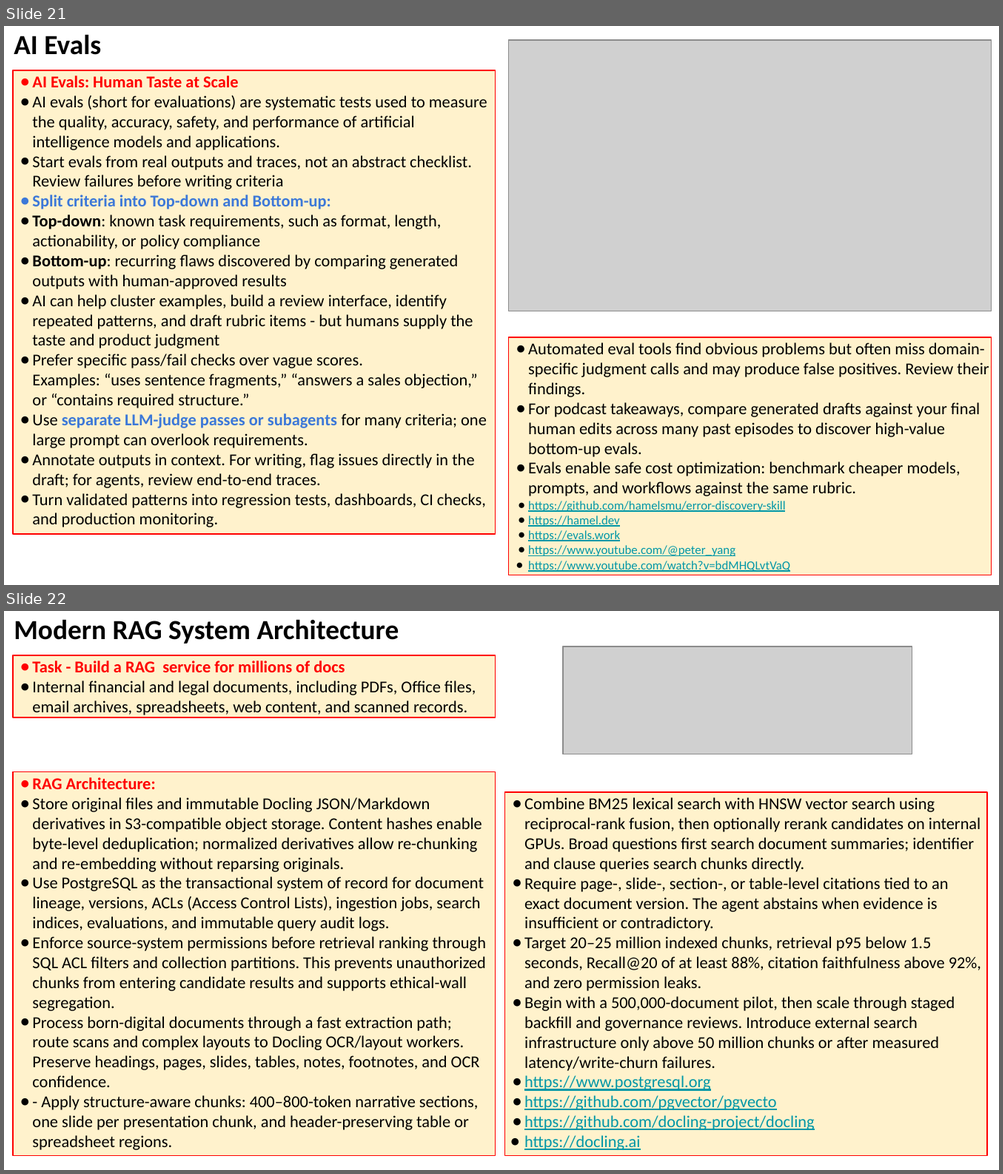
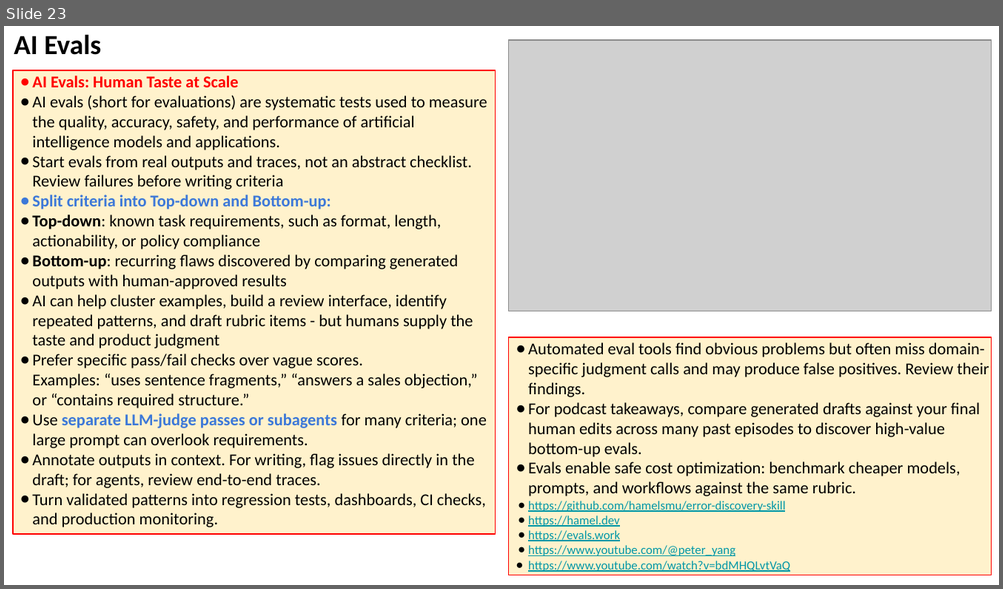
Before and after one commit to lselector/seminar, a slide deck: 2026/2026-08-28-AI-Updates.pptx. Shown one above the other, each under a label of ours: slides 21 and 22 before the commit, slide 23 after it. The pictures are 1003x1174 and 1003x589 pixels, drawn with LibreOffice and Linux fonts; fonts in the diff are those of the drawing; grey boxes stand for pictures. Boxes give left, top, right and bottom in pixels: in the first picture for what was removed or moved away, otherwise in the second. Text is boxed around its words. In the diff, an @@ line names an element or a change of style, - is before the commit and + after.

```diff
--- a/2026/2026-08-28-AI-Updates.pptx
+++ b/2026/2026-08-28-AI-Updates.pptx
@@ slide 22 removed at box(4, 611, 999, 1170), background #FFFFFF @@
@@ text removed at box(14, 619, 399, 644) @@
-Modern RAG System Architecture
@@ picture removed at box(563, 647, 912, 755) @@
@@ rectangle removed at box(13, 655, 495, 718) @@
-● Task - Build a RAG service for millions of docs
-● Internal financial and legal documents, including PDFs, Office files, email archives, spreadsheets, web content, and scanned records.
@@ rectangle removed at box(13, 772, 495, 1156) @@
-● RAG Architecture:
-● Store original files and immutable Docling JSON/Markdown derivatives in S3-compatible object storage. Content hashes enable byte-level deduplication; normalized derivatives allow re-chunking and re-embedding without reparsing originals.
-● Use PostgreSQL as the transactional system of record for document lineage, versions, ACLs (Access Control Lists), ingestion jobs, search indices, evaluations, and immutable query audit logs.
-● Enforce source-system permissions before retrieval ranking through SQL ACL filters and collection partitions. This prevents unauthorized chunks from entering candidate results and supports ethical-wall segregation.
-● Process born-digital documents through a fast extraction path;
-  route scans and complex layouts to Docling OCR/layout workers. Preserve headings, pages, slides, tables, notes, footnotes, and OCR confidence.
-● - Apply structure-aware chunks: 400–800-token narrative sections, one slide per presentation chunk, and header-preserving table or spreadsheet regions.
@@ rectangle removed at box(505, 792, 987, 1156) @@
-● Combine BM25 lexical search with HNSW vector search using reciprocal-rank fusion, then optionally rerank candidates on internal GPUs. Broad questions first search document summaries; identifier and clause queries search chunks directly.
-● Require page-, slide-, section-, or table-level citations tied to an exact document version. The agent abstains when evidence is insufficient or contradictory.
-● Target 20–25 million indexed chunks, retrieval p95 below 1.5 seconds, Recall@20 of at least 88%, citation faithfulness above 92%, and zero permission leaks.
-● Begin with a 500,000-document pilot, then scale through staged backfill and governance reviews. Introduce external search infrastructure only above 50 million chunks or after measured latency/write-churn failures.
-● https://www.postgresql.org
-● https://github.com/pgvector/pgvecto
-● https://github.com/docling-project/docling
-● https://docling.ai
@@ what was slide 21 is now slide 23 @@
```
Also in this commit, not shown: 8 slides changed, 3 slides added.
